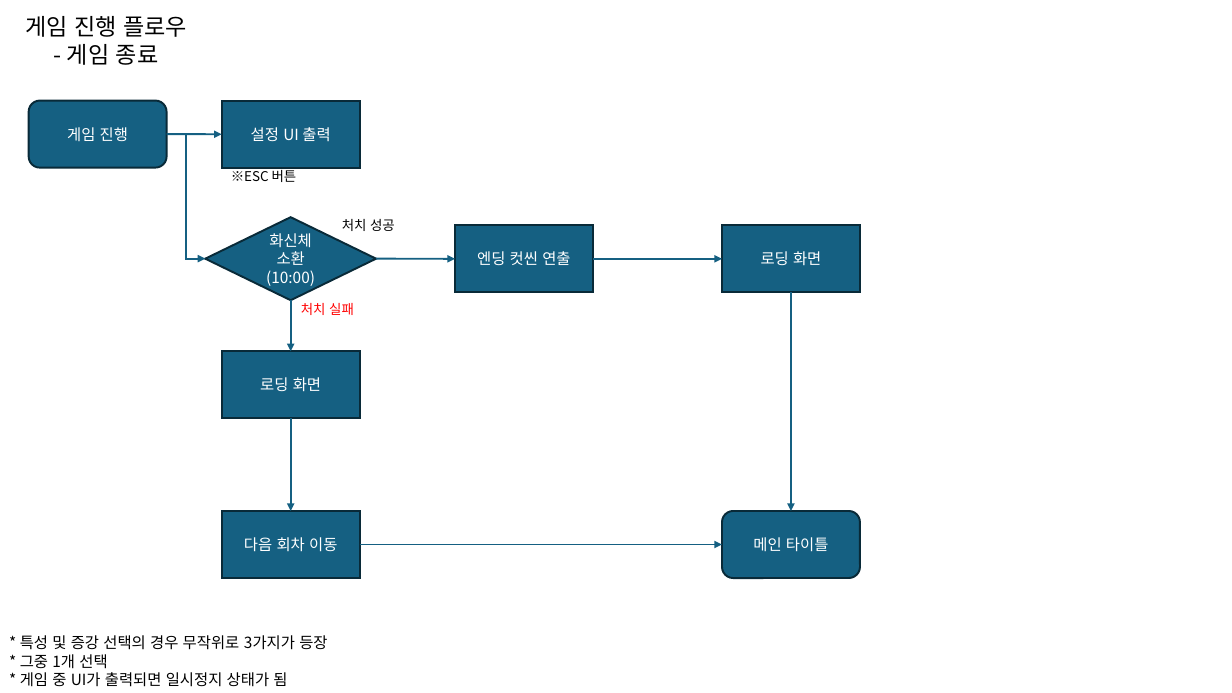
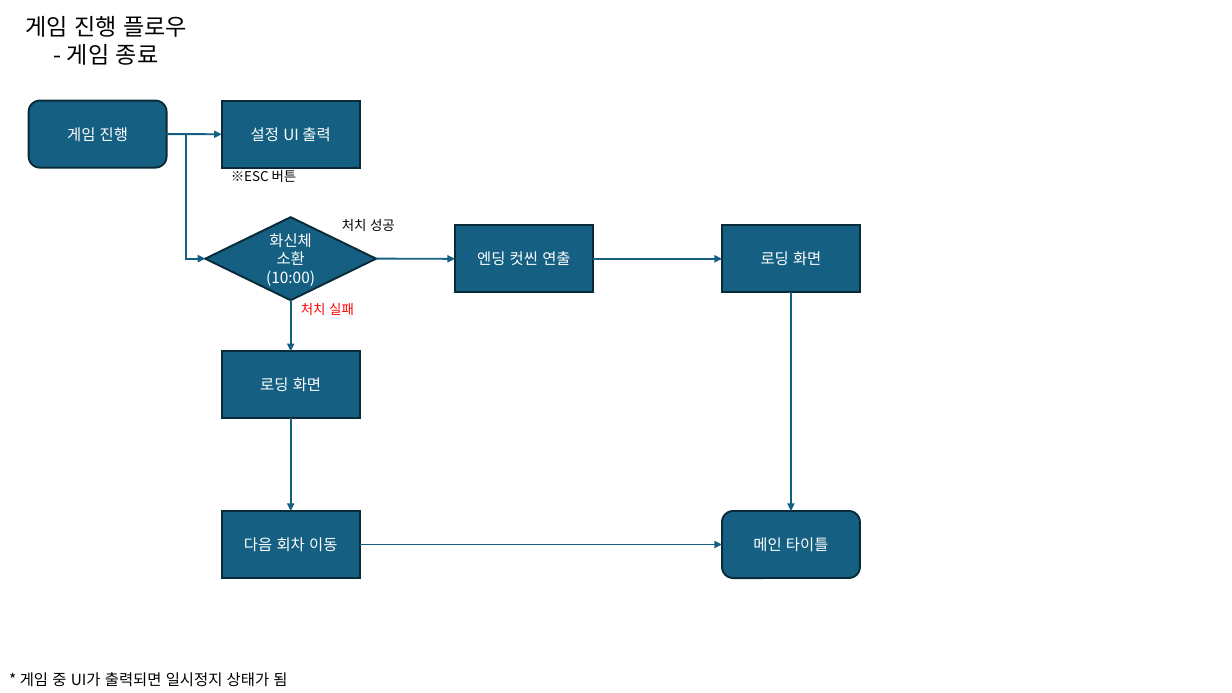
Before and after one commit to MBLProject/One_Of_Neglected, a slide deck: slide 9 of _Game_Designer_Info/neglect_game_ppt.pptx (slide 8 before the commit). Drawn at 1232x693 pixels with LibreOffice and Linux fonts; fonts in the diff are those of the drawing. Boxes give left, top, right and bottom in pixels: in the first picture for what was removed or moved away, otherwise in the second. Text is boxed around its words. In the diff, an @@ line names an element or a change of style, - is before the commit and + after.

Commit message:
방치게임 기획자료 업로드

```diff
--- a/_Game_Designer_Info/neglect_game_ppt.pptx
+++ b/_Game_Designer_Info/neglect_game_ppt.pptx
@@ text at box(20, 672, 287, 687): text changed @@
-* 특성 및 증강 선택의 경우 무작위로 3가지가 등장
-* 그중 1개 선택
-* 게임 중 UI가 출력되면 일시정지 상태가 됨
+* 게임 중 UI가 출력되면 일시정지 상태가 됨
```
Also in this commit, not shown: 4 other slides changed, 1 slide added, 2 other files.
